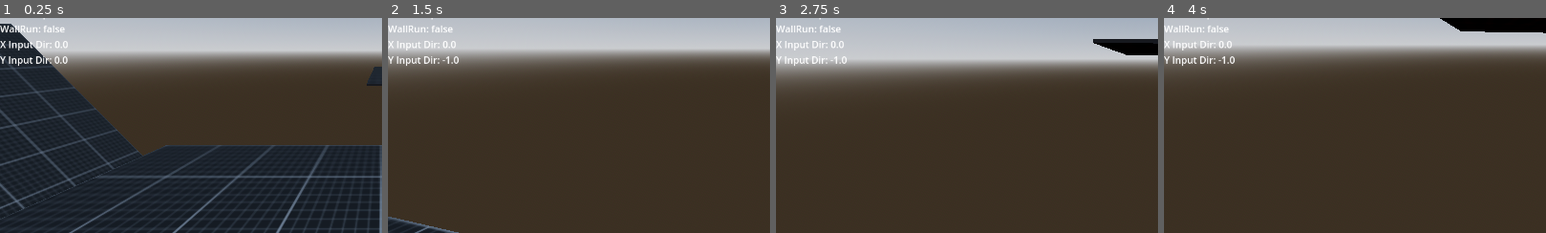
Above: before the commit, frames 1-4 (left to right).
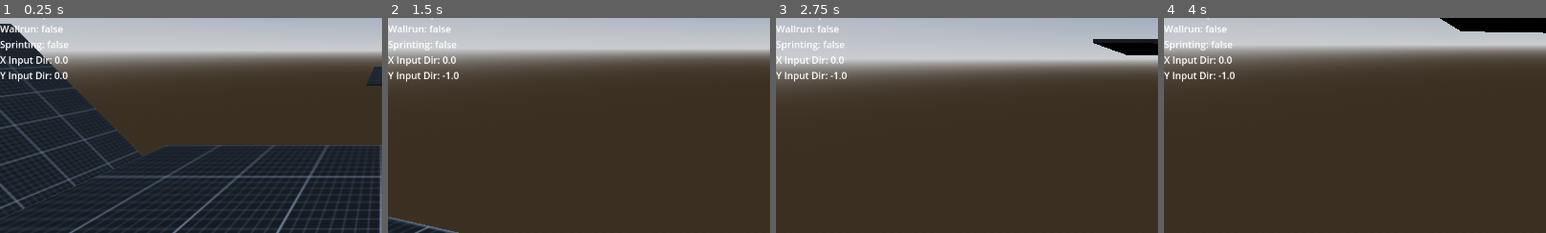
Above: after the commit, the same moments.

Repository: mdnrealdeal/parkour-game
Game: Godot game, scene res://scenes/levels/test_scene.tscn
The game is run twice, just before and just after one commit, with the same random seed, the same clock (stepped at 60 frames per second) and the same inputs.
Inputs (mouse positions are % of the whole screen's width and height, from its top left):
- Up to frame 1 (0.25 s): no input
- Up to frame 2 (1.5 s): tap Enter (ui_accept) at 0.5 s; move the mouse to (55, 50) at 0.52 s; hold X (crouch) 0.53-1.28 s; hold W (move_forward) from 0.53 s (still down); tap Space (jump) at 0.77 s; move the mouse to (45, 50) at 1.27 s; tap Shift (dash) at 1.35 s
- Up to frame 3 (2.75 s): keep holding W (move_forward); tap Space (jump) at 1.52 s; move the mouse to (52, 48) at 2.02 s; hold X (crouch) from 2.03 s (still down)
- Up to frame 4 (4 s): keep holding W (move_forward); move the mouse to (49, 52) at 2.77 s; release X (crouch) at 2.78 s; tap Shift (dash) at 2.85 s; tap Space (jump) at 3.02, 3.77 s; move the mouse to (57, 51) at 3.52 s; hold X (crouch) from 3.53 s (still down)
The pictures show only the part of the screen within x 0-50%, y 42-92%; the shares and areas given below are measured in that part.

The runs differ from the first frame. In frame 1, 1.1% of the frame differs, in the area x 0-18%, y 3-30%; in frame 2, 0.9%; in frame 3, 0.8%; in frame 4, 1.0%.

Commit message:
nightmare before the refactor

Diff:
--- a/scripts/_FSMs/locoLayer/locomotion_idle.gd
+++ b/scripts/_FSMs/locoLayer/locomotion_idle.gd
@@ -4,6 +4,9 @@
 #region Internal variables
 const IDLE_RUN_DECAY: float = 3.0
 #endregion
+
+func enter(_previous_state: State = null) -> void:
+	actor_ref.is_sprinting = false
 
 func physics_update(delta: float) -> void:
 	# decrement time before sprinting
--- a/scripts/_FSMs/locoLayer/locomotion_run.gd
+++ b/scripts/_FSMs/locoLayer/locomotion_run.gd
@@ -6,7 +6,14 @@
 const SPRINT_STRAFE_THRESHOLD: float = 0.5
 #endregion
 
+func enter(_previous_state: State = null) -> void:
+	pass
+
+func exit() -> void:
+	pass
+
 func physics_update(delta: float) -> void:
+
 	if actor_ref.input_dir.y < -SPRINT_STRAFE_THRESHOLD:
 		actor_ref.run_time += delta
 	else:
@@ -25,6 +32,7 @@
 		transition_requested.emit(self, LocomotionAir)
 		return
 
+
 	var direction: Vector3 = (actor_ref.transform.basis *
 	Vector3(actor_ref.input_dir.x, 0, actor_ref.input_dir.y)).normalized()
 
@@ -32,8 +40,11 @@
 	var _current_acceleration: float = actor_ref.move_stats.acceleration
 
 	if actor_ref.run_time >= actor_ref.move_stats.time_before_sprinting:
+		actor_ref.is_sprinting = true
 		_current_speed = actor_ref.move_stats.sprint_speed
 		_current_acceleration = actor_ref.move_stats.sprint_acceleration
+	else:
+		actor_ref.is_sprinting = false
 
 	var target_velocity: Vector3 = direction * _current_speed
 	var current_velocity: Vector3 = Vector3(actor_ref.velocity.x, 0, actor_ref.velocity.z)
--- a/scripts/_FSMs/locoLayer/locomotion_wallrun.gd
+++ b/scripts/_FSMs/locoLayer/locomotion_wallrun.gd
@@ -35,7 +35,7 @@
 
 func _check_transitions(delta: float) -> bool:
 	if actor_ref.is_on_floor():
-		transition_requested.emit(self, LocomotionIdle)
+		transition_requested.emit(self, LocomotionRun)
 		return true
 
 	var is_on_wall: bool = _update_wall_status()
@@ -85,7 +85,7 @@
 		.normalized()
 	)
 
-	var wallrun_speed := actor_ref.move_stats.wallrun_speed
+	var wallrun_speed := 6.0
 	if actor_ref.input_dir.y > 0:
 		wallrun_speed = wallrun_speed * actor_ref.move_stats.wallrun_speed_penalty
 
--- a/scripts/misc/movement_stats.gd
+++ b/scripts/misc/movement_stats.gd
@@ -31,5 +31,4 @@
 @export_subgroup("Wallrun Misc", "wallrun")
 @export var wallrun_gravity_mult: float = 0.3
 @export var wallrun_linger_duration: float = 0.25
-@export var wallrun_speed: float = 8.0
 @export var wallrun_speed_penalty: float = 0.3
--- a/scripts/ui/_debug/label_state_display.gd
+++ b/scripts/ui/_debug/label_state_display.gd
@@ -73,7 +73,8 @@
 	Stats:
 	Horizontal Speed: %.2f
 	Vertical Speed: %.2f
-	WallRun: %s
+	Wallrun: %s
+	Sprinting: %s
 	X Input Dir: %s
 	Y Input Dir: %s
 	""" % [
@@ -81,5 +82,6 @@
 		action_current, action_prev,
 		h_vel, v_vel,
 		str(actor.is_wall_running),
+		str(actor.is_sprinting),
 		inputdir_x, inputdir_y
 	]
